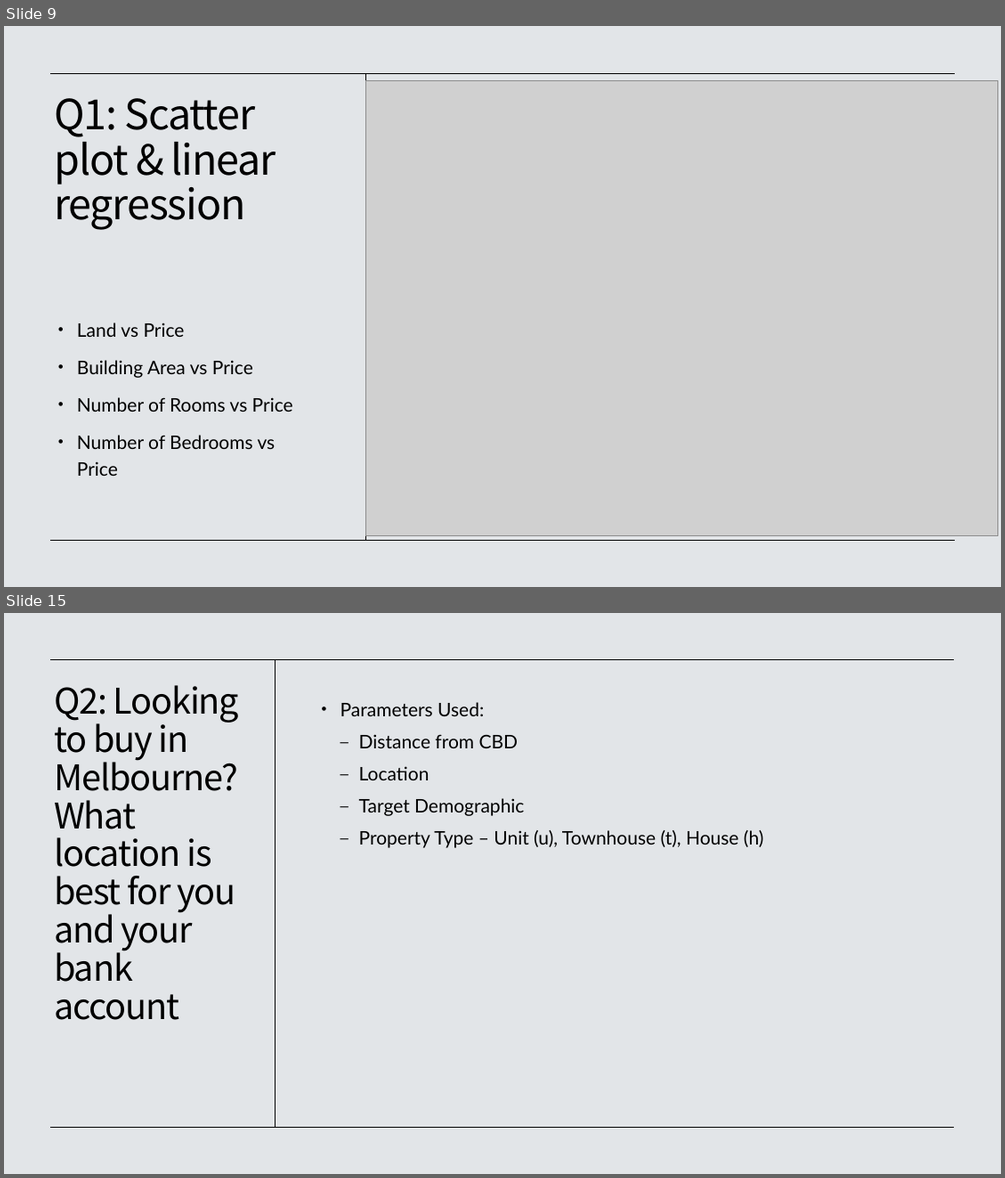
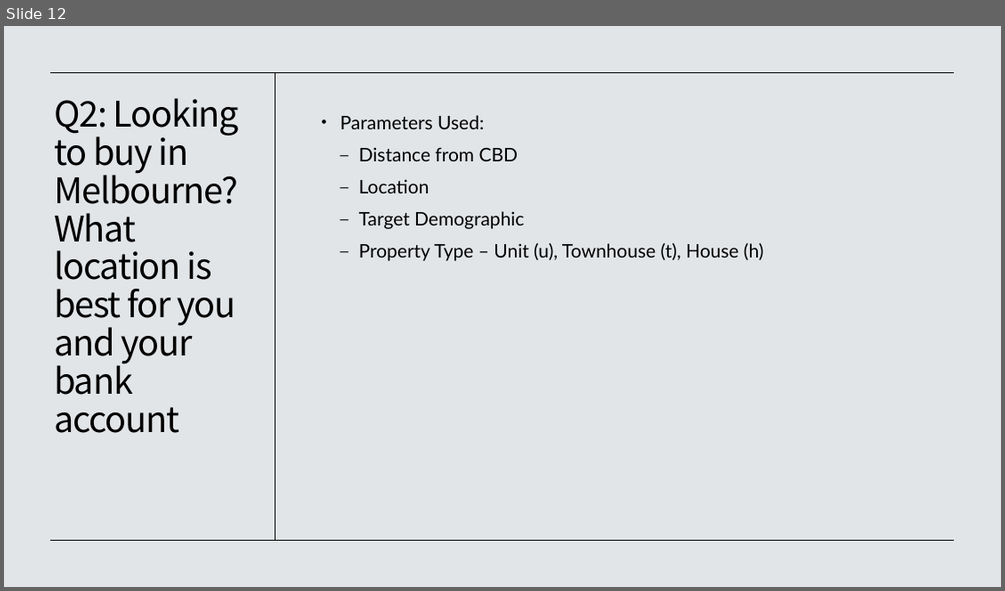
Before and after one commit to Kopixx/Project-1, a slide deck: Project 1 Presentation Slides.pptx. Shown one above the other, each under a label of ours: slides 9 and 15 before the commit, slide 12 after it; the slides between them are not shown. The pictures are 1005x1178 and 1005x591 pixels, drawn with LibreOffice and Linux fonts; fonts in the diff are those of the drawing; grey boxes stand for pictures. Boxes give left, top, right and bottom in pixels: in the first picture for what was removed or moved away, otherwise in the second. Text is boxed around its words. In the diff, an @@ line names an element or a change of style, - is before the commit and + after.

```diff
--- a/Project 1 Presentation Slides.pptx
+++ b/Project 1 Presentation Slides.pptx
@@ slide 9 removed at (4, 26, 1001, 587), background #E2E5E8 @@
@@ line removed from (955, 73) to (50, 73) @@
@@ line removed from (365, 74) to (365, 540) @@
@@ title removed at (54, 98, 276, 230) @@
-Q1: Scatter plot & linear regression
@@ picture removed at (366, 80, 998, 535) @@
@@ text removed at (77, 322, 293, 475) @@
-• Land vs Price
-• Building Area vs Price
-• Number of Rooms vs Price
-• Number of Bedrooms vs Price
@@ line removed from (955, 540) to (50, 540) @@
@@ what was slide 15 is now slide 12 @@
```
Also in this commit, not shown: 3 slides changed, 8 slides added, 10 other slides removed.
